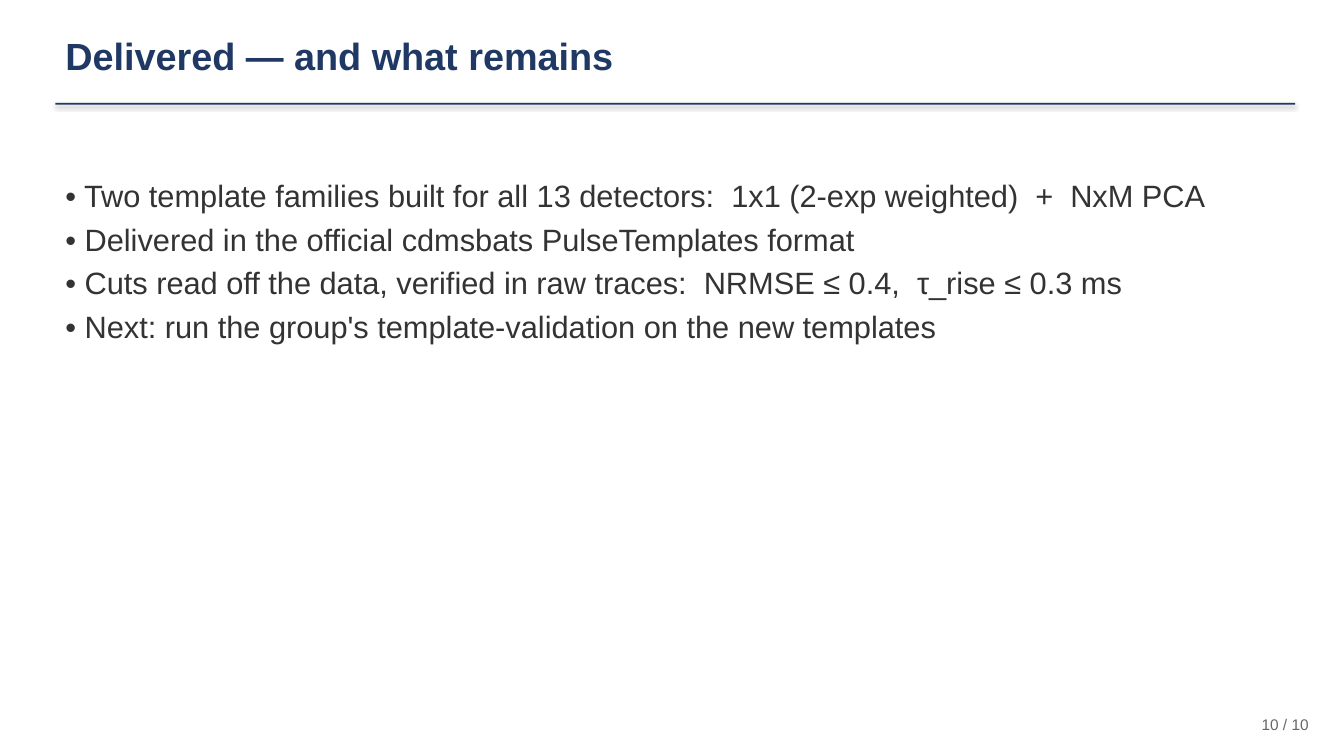
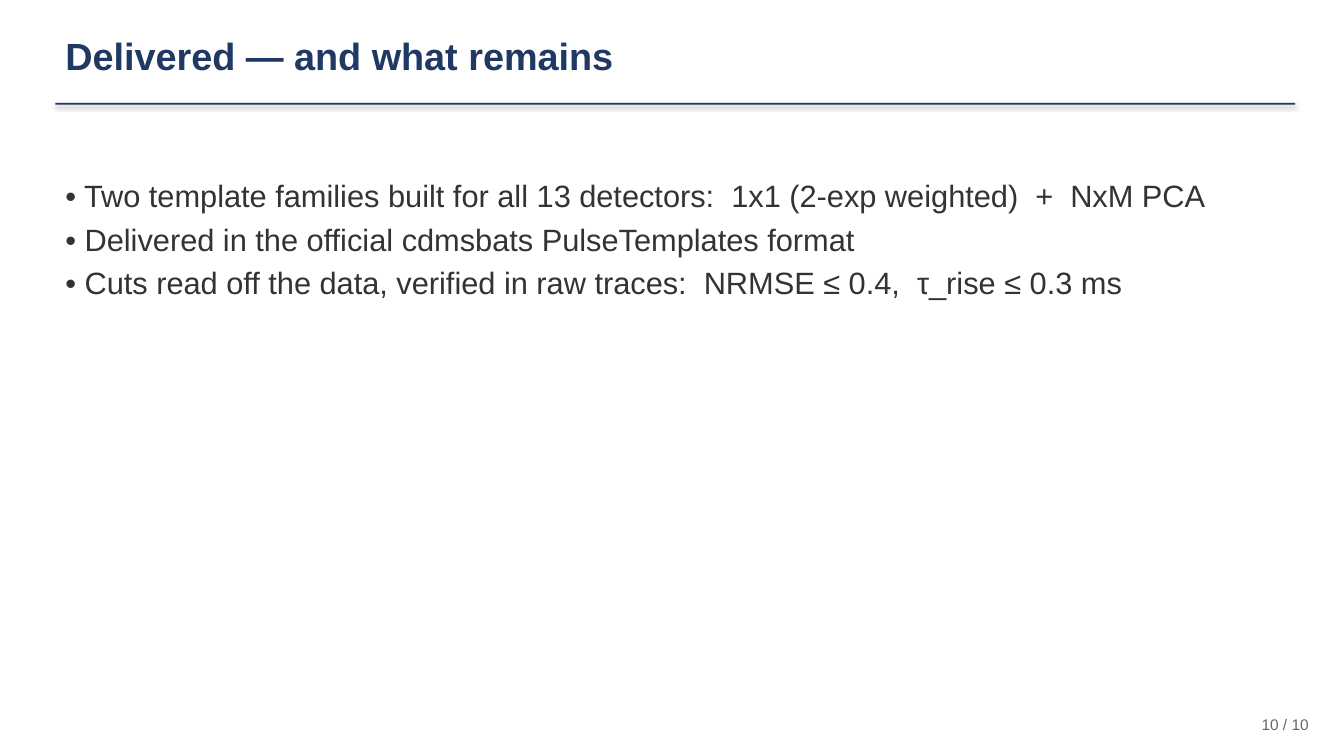
Before and after one commit to ZhihengLi0/urop, a slide deck: slide 10 of snolab/presentation/SNOLAB_R4_pulse_templates_20260715.pptx. Drawn at 1344x756 pixels with LibreOffice and Linux fonts; fonts in the diff are those of the drawing. Boxes give left, top, right and bottom in pixels: in the first picture for what was removed or moved away, otherwise in the second. Text is boxed around its words. In the diff, an @@ line names an element or a change of style, - is before the commit and + after.

```diff
--- a/snolab/presentation/SNOLAB_R4_pulse_templates_20260715.pptx
+++ b/snolab/presentation/SNOLAB_R4_pulse_templates_20260715.pptx
@@ text at (85, 315, 936, 344): paragraph removed @@
-• Next: run the group's template-validation on the new templates
```
Also in this commit, not shown: 3 other slides changed, 7 other files.
